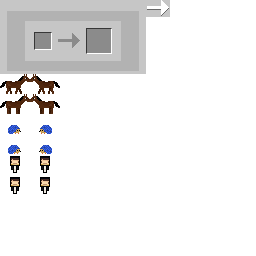
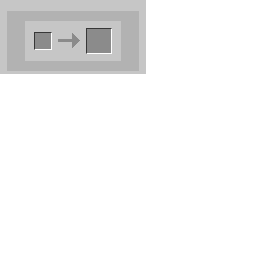
Comparing the layer stacks of the two 256 x 256 images. Changes:
removed layer "Lager 3" over [8, 125, 52, 194]
painted on "Lager 2" over [0, 0, 170, 114]
